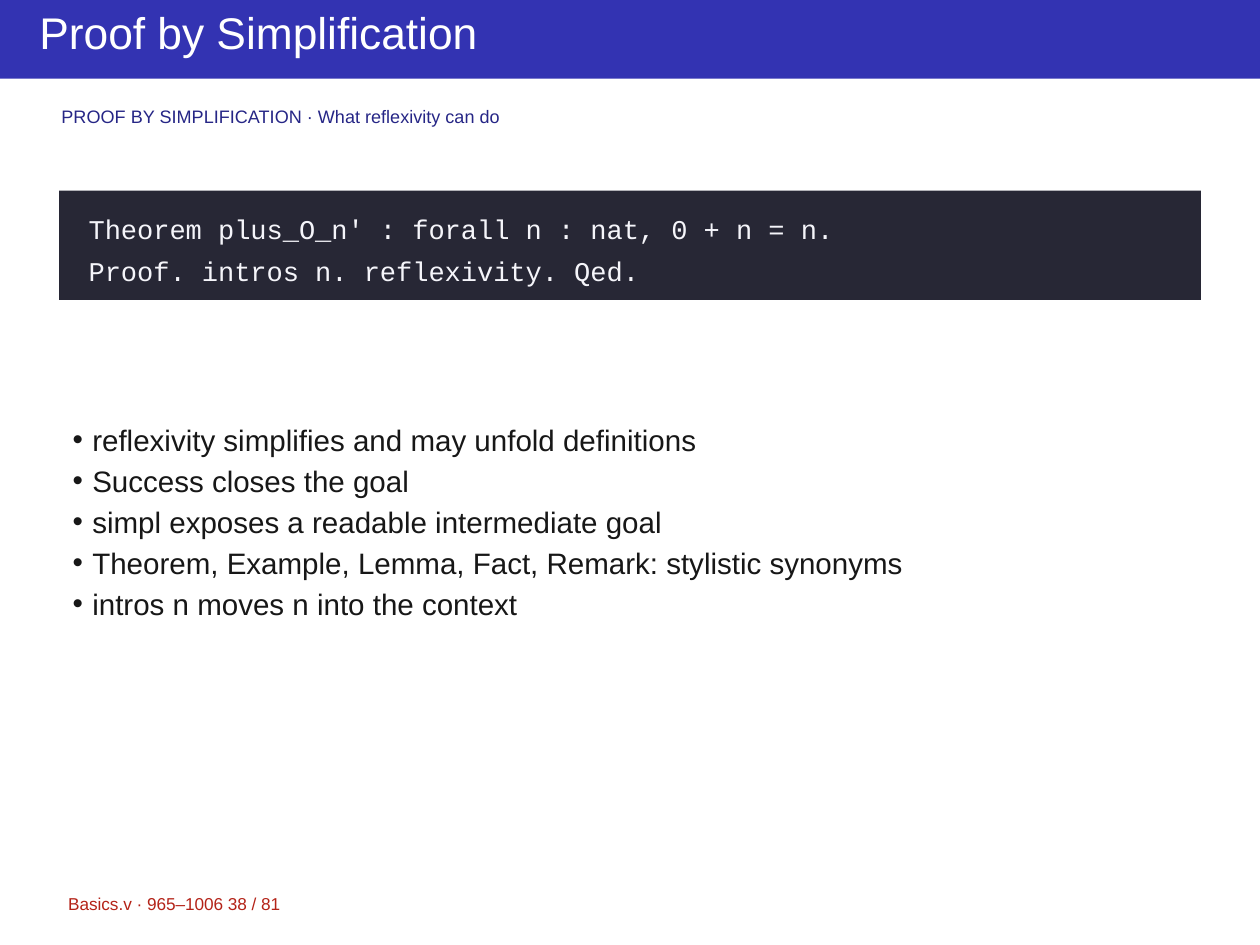
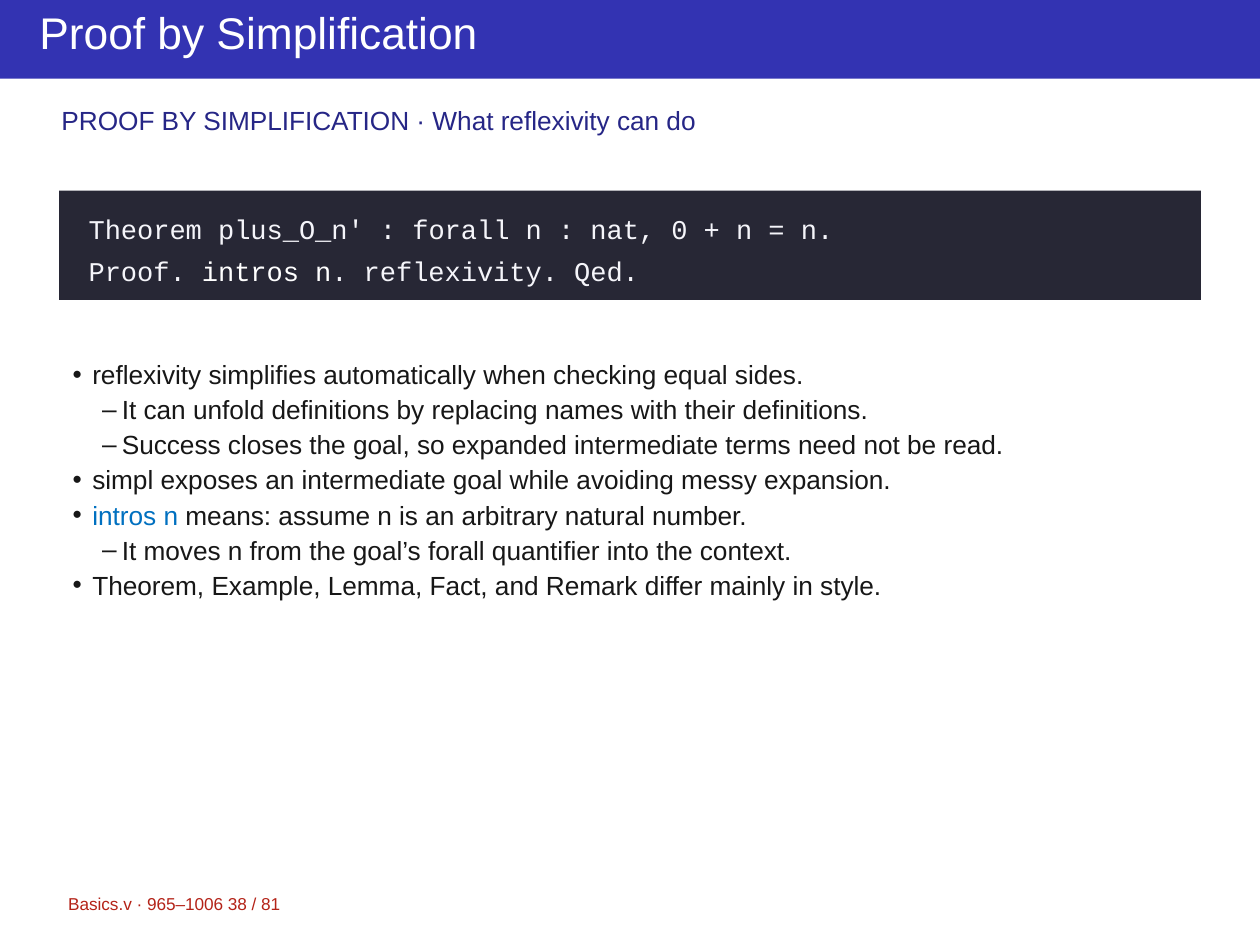
Before and after one commit to yuanruizhang5a/ppt-master, a slide deck: slide 38 of projects/course-rocq/Basics-2.pptx. Drawn at 1260x945 pixels with LibreOffice and Linux fonts; fonts in the diff are those of the drawing. Boxes give left, top, right and bottom in pixels: in the first picture for what was removed or moved away, otherwise in the second. Text is boxed around its words. In the diff, an @@ line names an element or a change of style, - is before the commit and + after.

```diff
--- a/projects/course-rocq/Basics-2.pptx
+++ b/projects/course-rocq/Basics-2.pptx
@@ text "PROOF BY SIMPLIFICATION · What ..." at [61, 111, 695, 136]: size 11 to 16 pt; line spacing 12.1pt to 17.6pt @@
@@ text at [92, 365, 1004, 600]: text changed; size 18 to 16 pt @@
-• reflexivity simplifies and may unfold definitions
-• Success closes the goal
-• simpl exposes a readable intermediate goal
-• Theorem, Example, Lemma, Fact, Remark: stylistic synonyms
-• intros n moves n into the context
+• reflexivity simplifies automatically when checking equal sides.
+  – It can unfold definitions by replacing names with their definitions.
+  – Success closes the goal, so expanded intermediate terms need not be read.
+• simpl exposes an intermediate goal while avoiding messy expansion.
+• intros n means: assume n is an arbitrary natural number.
+  – It moves n from the goal’s forall quantifier into the context.
+• Theorem, Example, Lemma, Fact, and Remark differ mainly in style.
```
Also in this commit, not shown: 80 other slides changed, 7 other files.
